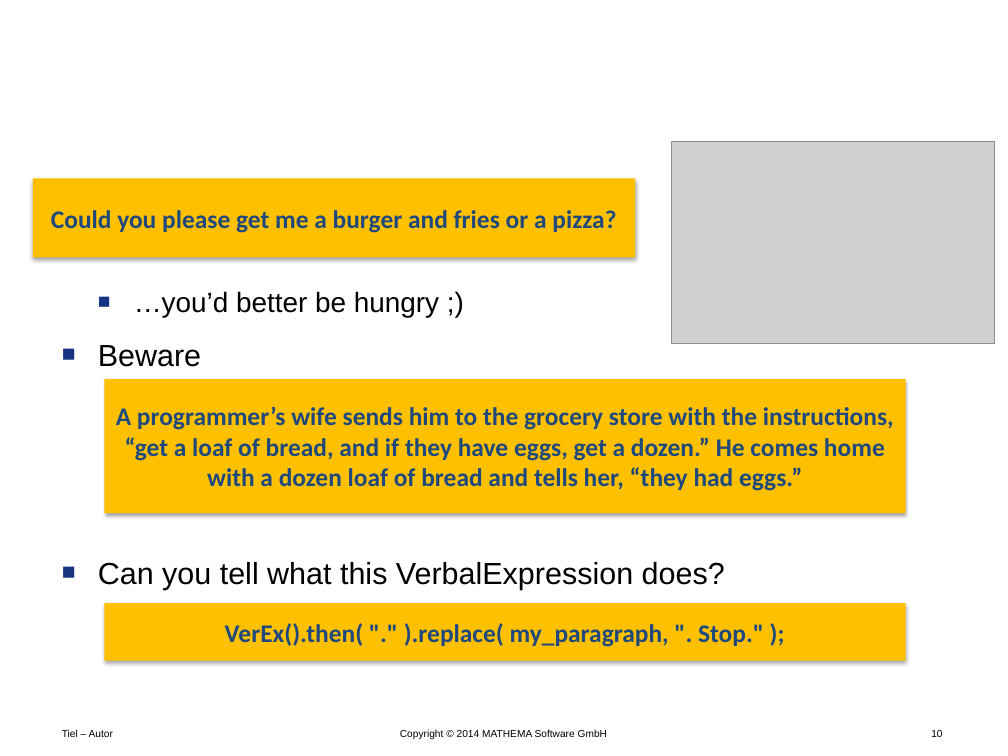
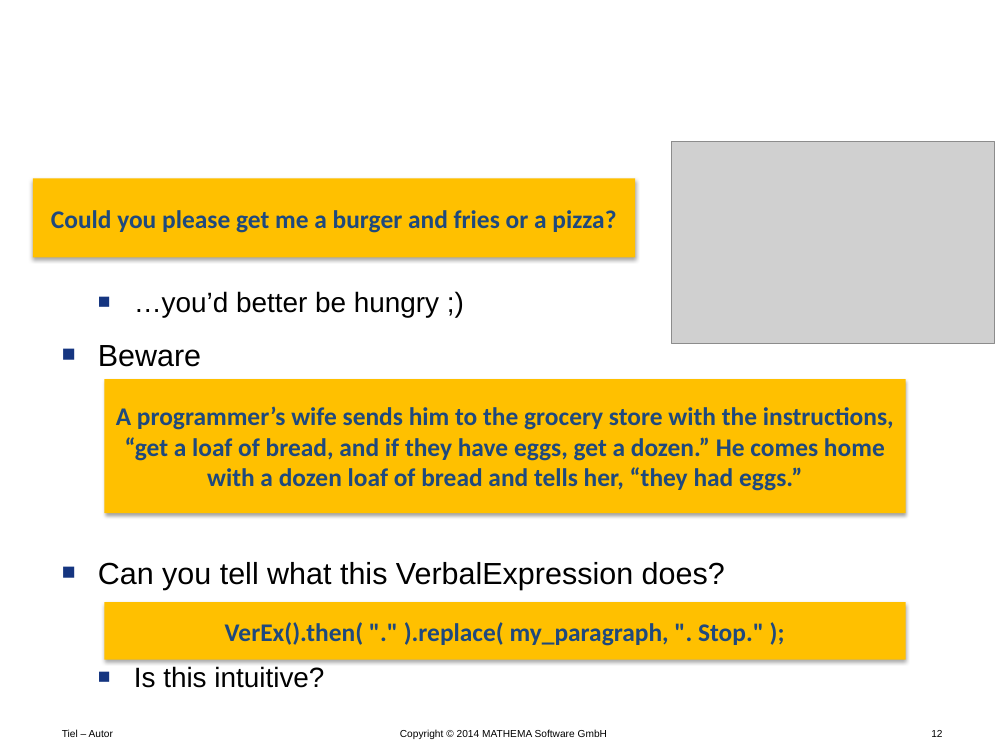
Before and after one commit to Timothep/Talk.LostInTranslation, a slide deck: slide 12 of LostInTranslation.pptx (slide 10 before the commit). Drawn at 1008x756 pixels with LibreOffice and Linux fonts; fonts in the diff are those of the drawing; grey boxes stand for pictures; background and template pictures are left out. Boxes give left, top, right and bottom in pixels: in the first picture for what was removed or moved away, otherwise in the second. Text is boxed around its words. In the diff, an @@ line names an element or a change of style, - is before the commit and + after.

```diff
--- a/LostInTranslation.pptx
+++ b/LostInTranslation.pptx
@@ text at box(134, 666, 324, 688): paragraph added @@
+  ■ Is this intuitive?
@@ page number at box(931, 730, 942, 737): text changed @@
-10
+12
```
Also in this commit, not shown: 1 other slide changed, 7 slides added, 3 slides removed.
